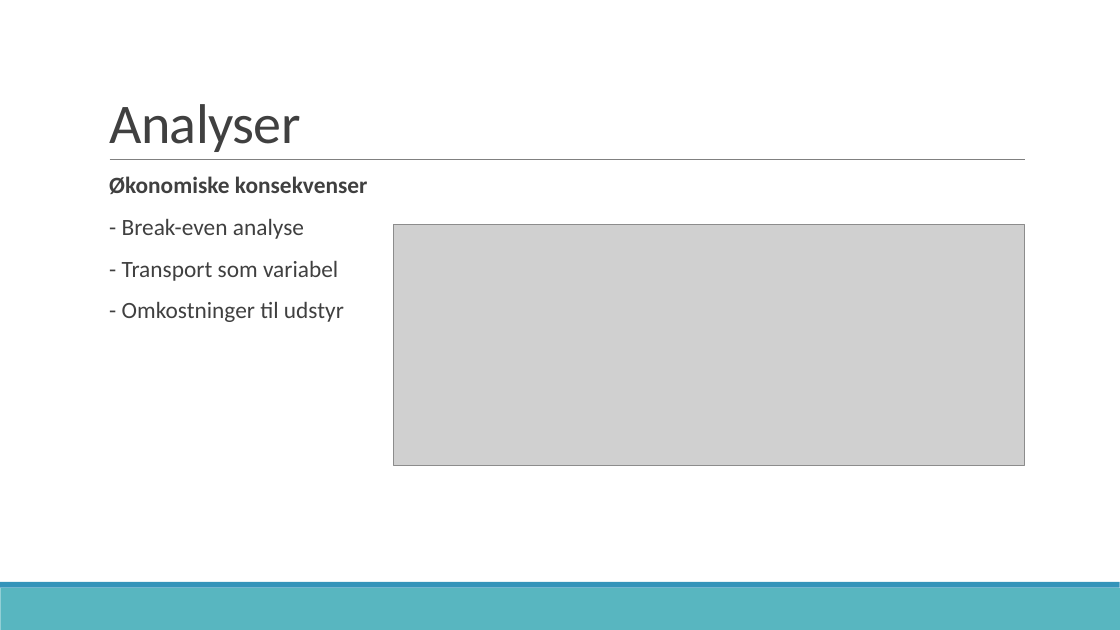
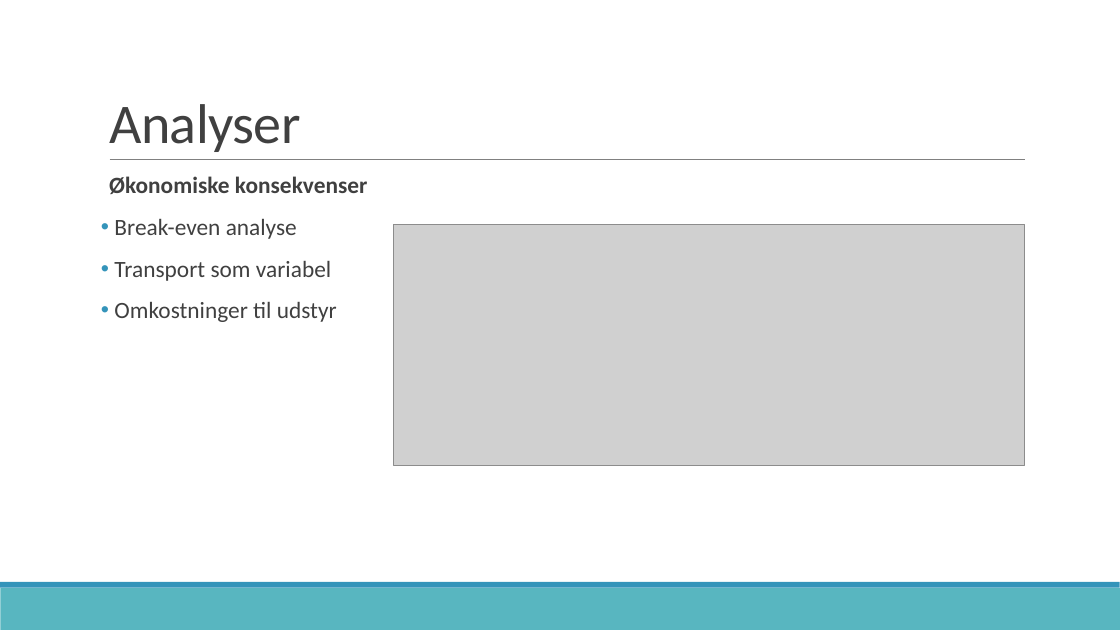
Before and after one commit to zeroregard/Automatic-Sonography, a slide deck: slide 7 of Præsentation_Eksamen.pptx. Drawn at 1120x630 pixels with LibreOffice and Linux fonts; fonts in the diff are those of the drawing; grey boxes stand for pictures. Boxes give left, top, right and bottom in pixels: in the first picture for what was removed or moved away, otherwise in the second. Text is boxed around its words. In the diff, an @@ line names an element or a change of style, - is before the commit and + after.

```diff
--- a/Præsentation_Eksamen.pptx
+++ b/Præsentation_Eksamen.pptx
@@ text at [114, 219, 337, 322]: text changed @@
-  - Break-even analyse
-  - Transport som variabel
-  - Omkostninger til udstyr
+• Break-even analyse
+• Transport som variabel
+• Omkostninger til udstyr
```
Also in this commit, not shown: 6 other slides changed.
